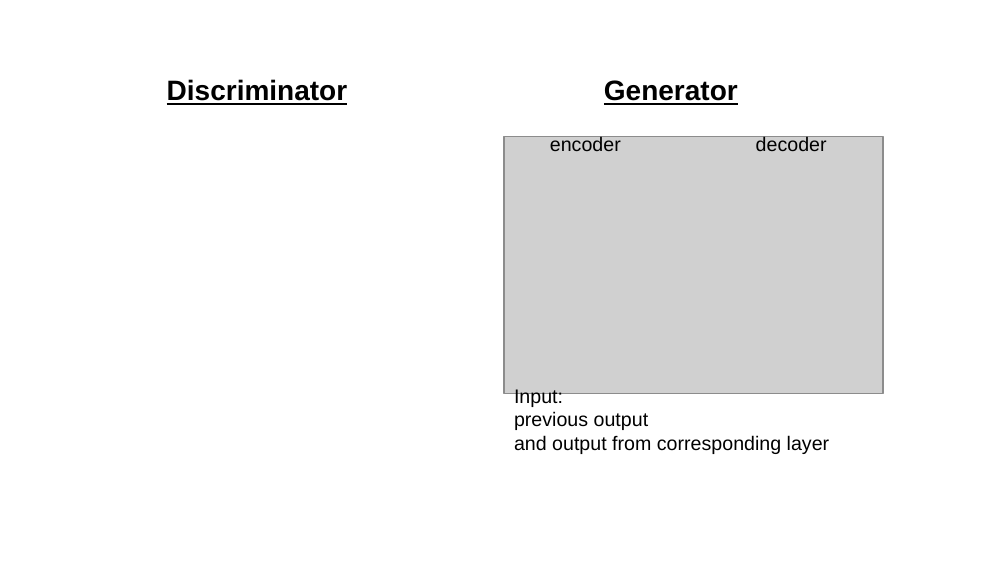
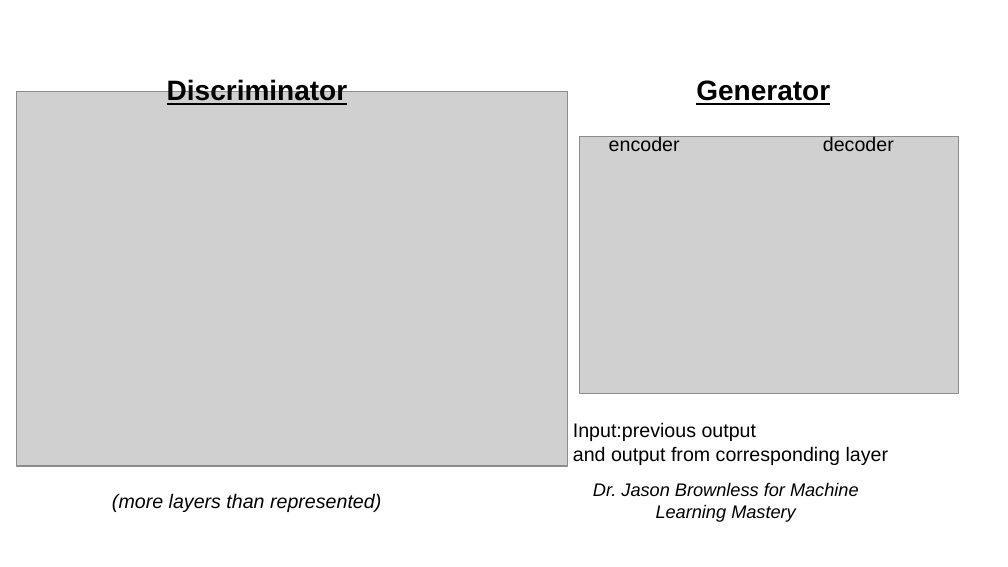
Before and after one commit to adriensaremi/Springboard, a slide deck: slide 8 of Capstone_2 - GAN and Mechanical Networks /Slides.pptx. Drawn at 1008x567 pixels with LibreOffice and Linux fonts; fonts in the diff are those of the drawing; grey boxes stand for pictures. Boxes give left, top, right and bottom in pixels: in the first picture for what was removed or moved away, otherwise in the second. Text is boxed around its words. In the diff, an @@ line names an element or a change of style, - is before the commit and + after.

```diff
--- a/Capstone_2 - GAN and Mechanical Networks /Slides.pptx
+++ b/Capstone_2 - GAN and Mechanical Networks /Slides.pptx
@@ text "Generator": place and size @@
-text "Generator" at [604, 80, 738, 105]
+text "Generator" at [696, 80, 830, 105]
@@ picture added at [17, 92, 569, 467] @@
@@ picture: place and size @@
-picture at [504, 137, 883, 393]
+picture at [580, 137, 959, 393]
@@ text "encoder": place and size @@
-text "encoder" at [550, 136, 621, 151]
+text "encoder" at [609, 136, 680, 151]
@@ text "decoder": place and size @@
-text "decoder" at [756, 136, 827, 151]
+text "decoder" at [823, 136, 894, 151]
@@ text "Input:previous output": place and size @@
-text "Input:previous output" at [514, 389, 830, 454]
+text "Input:previous output" at [573, 422, 889, 465]
@@ text at [573, 422, 757, 441]: text changed @@
-Input:
-previous output
+Input:previous output
@@ text added at [112, 493, 381, 512], 14 pt, text #000000, italic @@
+(more layers than represented)
@@ text added at [593, 482, 859, 522], 13 pt, text #000000, italic @@
+Dr. Jason Brownless for Machine Learning Mastery
```
Also in this commit, not shown: 3 other slides changed, 1 slide added, 1 slide removed, 6 other files.
